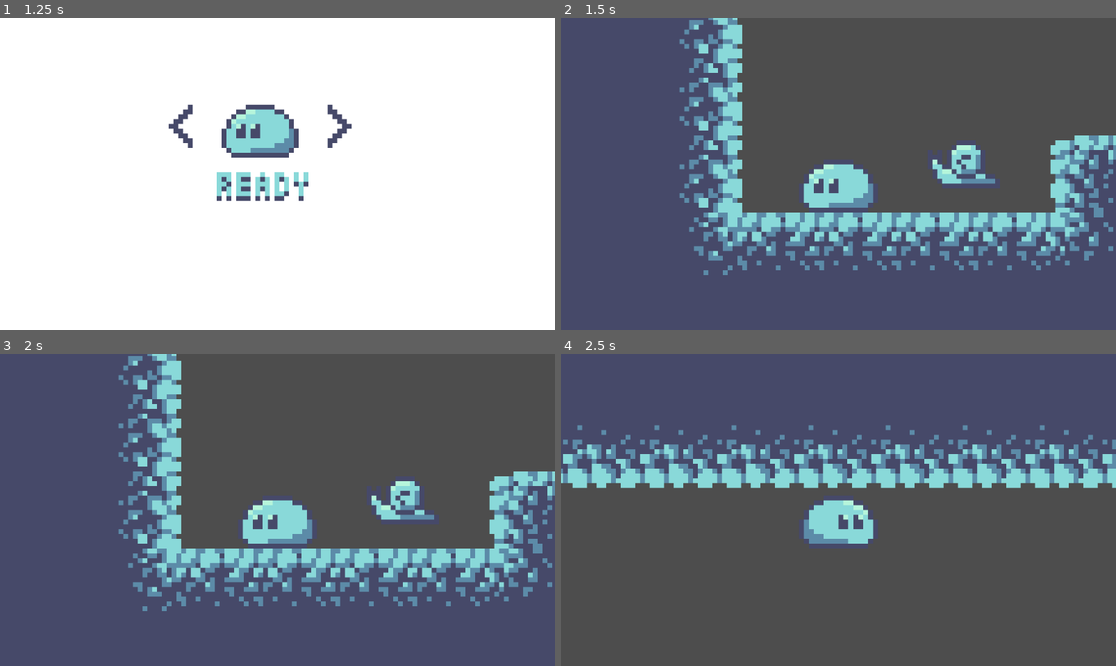
Above: before the commit, frames 1-4 (two rows, left to right).
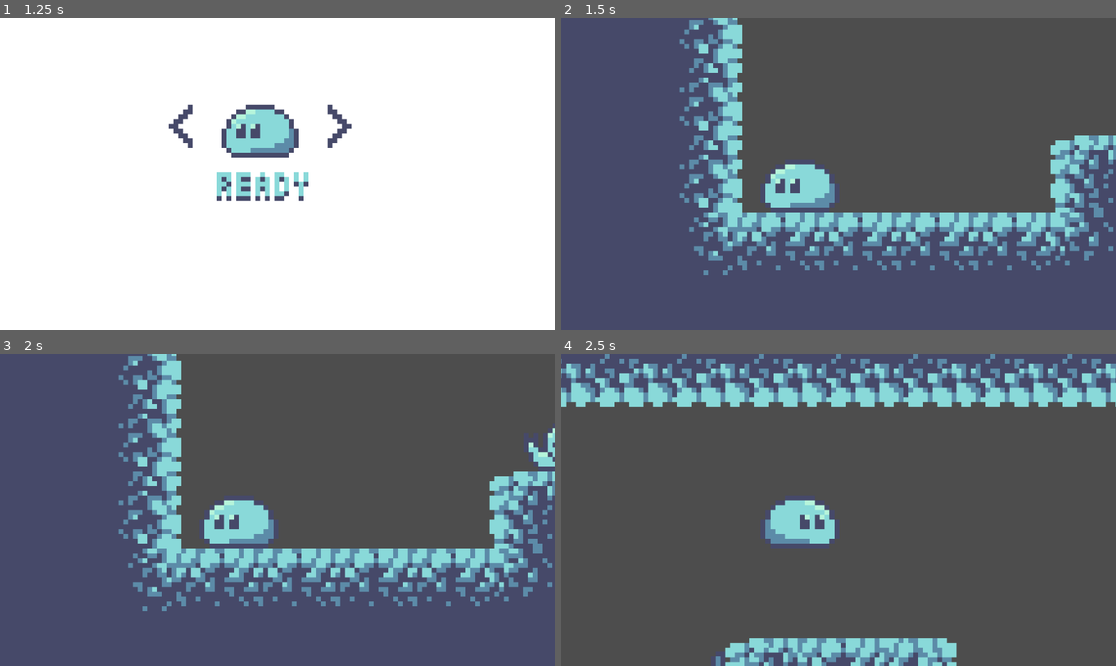
Above: after the commit, the same moments.

Repository: Extor-Productions/soulhunters
Game: Godot game, scene res://main_meny.tscn
Two runs of this game, one before a commit and one after it. Both use one fixed random seed, a clock stepped at 60 frames per second and the inputs below.
Inputs (mouse positions are in pixels of both pictures, inside the frame that each line leads up to):
- Up to frame 1 (1.25 s): click (283, 195) at 0.5 s
- Up to frame 2 (1.5 s): click (827, 186) at 1.25 s
- Up to frame 3 (2 s): no input
- Up to frame 4 (2.5 s): move the mouse to (960, 494) at 2.02 s; hold D (Right) from 2.03 s (still down); tap Space (Jump) at 2.1, 2.27 s

Frame 1 is identical in both runs. In frame 2, 4.1% of the frame differs, in the area x 35-80%, y 39-63%; in frame 3, 4.7%; in frame 4, 42%, in the area x 0-100%, y 0-100%.

Commit message:
ändringar snigel
snigel ändrad

Diff:
--- a/Duplicate/enemy_hit_box.gd
+++ b/Duplicate/enemy_hit_box.gd
@@ -4,8 +4,8 @@
 @export var damage = 10
 
 
-func _init():
+func _ready():
 
-	collision_layer = 3
+	collision_layer = 2
 
 	collision_mask = 0
--- a/Duplicate/enemy_hurt_box.gd
+++ b/Duplicate/enemy_hurt_box.gd
@@ -1,22 +1,22 @@
 class_name enemy_hurt_box
 extends Area2D
 
-func _init():
+func _ready():
 
 	collision_layer = 0
 
 	collision_mask = 3
 
-func _ready():
+	connect("area_entered", _on_area_entered)
 
-	area_entered.connect(_on_area_entered)
-
-func _on_area_entered(hitbox: my_hit_box):
+func _on_area_entered(hitbox):
 
 	if hitbox == null:
 
 		return
 
-	if owner.has_method("take_damage"):
+	if hitbox.name == "my_hit_box":
 
-		owner.take_damage(hitbox.damage)
+		if owner.has_method("take_damage"):
+
+			owner.take_damage(hitbox.damage)
--- a/Duplicate/my_hit_box.gd
+++ b/Duplicate/my_hit_box.gd
@@ -4,8 +4,8 @@
 @export var damage = 10
 
 
-func _init():
+func _ready():
 
-	collision_layer = 2
+	collision_layer = 3
 
 	collision_mask = 0
--- a/Duplicate/my_hurt_box.gd
+++ b/Duplicate/my_hurt_box.gd
@@ -1,22 +1,22 @@
 class_name my_hurt_box
 extends Area2D
 
-func _init():
+
+func _ready():
 
 	collision_layer = 0
 
 	collision_mask = 2
 
-func _ready():
+	connect("area_entered", _on_area_entered)
 
-	area_entered.connect(_on_area_entered)
-
-func _on_area_entered(hitbox: my_hit_box):
+func _on_area_entered(hitbox: enemy_hit_box):
 
 	if hitbox == null:
 
 		return
 
-	if owner.has_method("take_damage"):
+	if hitbox.name == "enemy_hit_box":
+		if owner.has_method("take_damage"):
 
-		owner.take_damage(hitbox.damage)
+			owner.take_damage(hitbox.damage)
--- a/GlobalScript/Utils.gd
+++ b/GlobalScript/Utils.gd
@@ -7,5 +7,5 @@
 
 
 # Called every frame. 'delta' is the elapsed time since the previous frame.
-func _process(delta):
+func _process(_delta):
 	pass
--- a/ghost_minion.gd
+++ b/ghost_minion.gd
@@ -1,8 +1,8 @@
 extends CharacterBody2D
 
 var player = null
-var garvity : int = 900.0
-var speed : int = 100.0
+var garvity : int = 900
+var speed : int = 100
 var chase = false
 var luanch_back = false
 var stop = false
--- a/slime_warrior.gd
+++ b/slime_warrior.gd
@@ -1,17 +1,15 @@
 extends CharacterBody2D
 
-@export var speed : int = 150.0
-@export var jump_force : int = 255.0
-@export var second_jump_force : int = 200.0
-@export var garvity : int = 900.0
+@export var speed : int = 150
+@export var jump_force : int = 255
+@export var second_jump_force : int = 200
+@export var garvity : int = 900
 @export var max_jumps : int = 2
 @export var current_jumps : int = 0
 var take_damage = Game.player_health - 1
 
 #kollar om det är rätt klass
-
-func _process(delta):
-
+func exist_start():
 	if Game._class != 0:
 
 		queue_free()
@@ -20,6 +18,9 @@
 
 		Game.player_name = "slime_warrior"
 
+func _process(_delta):
+
+	exist_start()
 	#kollar när du tar skada
 
 	if Game.player_health == take_damage:
@@ -71,28 +72,30 @@
 			$AnimatedSprite2D.play("Fall")
 
 	#Jump
+	jump()
+
+	move_and_slide()
+
+#gör att man hoppar
+func jump():
 	if Input.is_action_just_pressed("Jump") and current_jumps < max_jumps:
-		if current_jumps == 0:
+			if current_jumps == 0:
 
-			velocity.y -= jump_force
+					velocity.y -= jump_force
+
+					current_jumps += 1
+					#Double Jump
+			elif current_jumps == 1:
+
+					velocity.y = 0
+
+					velocity.y -= second_jump_force
 
 			current_jumps += 1
 
-		#Double Jump
+			$AnimatedSprite2D.play("Jump")
 
-		elif current_jumps == 1:
-
-			velocity.y = 0
-
-			velocity.y -= second_jump_force
-
-			current_jumps += 1
-
-		$AnimatedSprite2D.play("Jump")
-
-	move_and_slide()
-
-func warrior(delta):
+func warrior(_delta):
 
 	if Input.is_action_just_pressed("Attack"):
 
--- a/slime_warrior.tscn
+++ b/slime_warrior.tscn
@@ -1,31 +1,31 @@
-[gd_scene load_steps=14 format=3 uid="uid://d4dj6v1xp1jek"]
+[gd_scene load_steps=13 format=3 uid="uid://d4dj6v1xp1jek"]
 
 [ext_resource type="Texture2D" uid="uid://ijefyrewif2p" path="res://GameAssets/Slime.png" id="1_5s55d"]
 [ext_resource type="Script" path="res://slime_warrior.gd" id="1_sccvk"]
-[ext_resource type="Texture2D" uid="uid://dpmn5brjvqcgv" path="res://GameAssets/SlimeWarrior_Slash.png" id="3_uajr6"]
+[ext_resource type="Texture2D" uid="uid://daxyo8j13fegy" path="res://GameAssets/Slash.png" id="3_mestp"]
 
 [sub_resource type="CircleShape2D" id="CircleShape2D_r1kxy"]
 radius = 2.0
 
-[sub_resource type="AtlasTexture" id="AtlasTexture_tx1eo"]
-atlas = ExtResource("3_uajr6")
-region = Rect2(0, 0, 21, 14)
+[sub_resource type="AtlasTexture" id="AtlasTexture_8pmun"]
+atlas = ExtResource("3_mestp")
+region = Rect2(0, 0, 31, 16)
 
-[sub_resource type="AtlasTexture" id="AtlasTexture_16tum"]
-atlas = ExtResource("3_uajr6")
-region = Rect2(21, 0, 21, 14)
+[sub_resource type="AtlasTexture" id="AtlasTexture_l0fg0"]
+atlas = ExtResource("3_mestp")
+region = Rect2(31, 0, 31, 16)
 
-[sub_resource type="AtlasTexture" id="AtlasTexture_2tynd"]
-atlas = ExtResource("3_uajr6")
-region = Rect2(42, 0, 21, 14)
+[sub_resource type="AtlasTexture" id="AtlasTexture_571xf"]
+atlas = ExtResource("3_mestp")
+region = Rect2(62, 0, 31, 16)
 
-[sub_resource type="AtlasTexture" id="AtlasTexture_l1xx4"]
-atlas = ExtResource("3_uajr6")
-region = Rect2(21, 14, 21, 14)
+[sub_resource type="AtlasTexture" id="AtlasTexture_q30xn"]
+atlas = ExtResource("3_mestp")
+region = Rect2(0, 16, 31, 16)
 
-[sub_resource type="AtlasTexture" id="AtlasTexture_bcvdm"]
-atlas = ExtResource("3_uajr6")
-region = Rect2(0, 14, 21, 14)
+[sub_resource type="AtlasTexture" id="AtlasTexture_wmwe8"]
+atlas = ExtResource("3_mestp")
+region = Rect2(31, 16, 31, 16)
 
 [sub_resource type="SpriteFrames" id="SpriteFrames_8k3yd"]
 animations = [{
@@ -54,83 +54,31 @@
 }, {
 "frames": [{
 "duration": 1.0,
-"texture": SubResource("AtlasTexture_tx1eo")
+"texture": SubResource("AtlasTexture_8pmun")
 }, {
 "duration": 1.0,
-"texture": SubResource("AtlasTexture_16tum")
+"texture": SubResource("AtlasTexture_l0fg0")
 }, {
 "duration": 1.0,
-"texture": SubResource("AtlasTexture_2tynd")
+"texture": SubResource("AtlasTexture_571xf")
 }, {
 "duration": 1.0,
-"texture": SubResource("AtlasTexture_l1xx4")
+"texture": SubResource("AtlasTexture_q30xn")
 }, {
 "duration": 1.0,
-"texture": SubResource("AtlasTexture_bcvdm")
+"texture": SubResource("AtlasTexture_wmwe8")
 }],
 "loop": true,
 "name": &"Slash",
 "speed": 5.0
 }]
 
-[sub_resource type="Animation" id="Animation_dnc1j"]
-length = 0.001
-tracks/0/type = "value"
-tracks/0/imported = false
-tracks/0/enabled = true
-tracks/0/path = NodePath("AnimatedSprite2D:animation")
-tracks/0/interp = 1
-tracks/0/loop_wrap = true
-tracks/0/keys = {
-"times": PackedFloat32Array(0),
-"transitions": PackedFloat32Array(1),
-"update": 1,
-"values": [&"Slash"]
-}
-tracks/1/type = "value"
-tracks/1/imported = false
-tracks/1/enabled = true
-tracks/1/path = NodePath("AnimatedSprite2D:frame")
-tracks/1/interp = 1
-tracks/1/loop_wrap = true
-tracks/1/keys = {
-"times": PackedFloat32Array(0),
-"transitions": PackedFloat32Array(1),
-"update": 1,
-"values": [0]
-}
-
-[sub_resource type="Animation" id="Animation_vxnjp"]
-resource_name = "slash"
-tracks/0/type = "value"
-tracks/0/imported = false
-tracks/0/enabled = true
-tracks/0/path = NodePath("AnimatedSprite2D:animation")
-tracks/0/interp = 1
-tracks/0/loop_wrap = true
-tracks/0/keys = {
-"times": PackedFloat32Array(0),
-"transitions": PackedFloat32Array(1),
-"update": 1,
-"values": [&"Slash"]
-}
-tracks/1/type = "value"
-tracks/1/imported = false
-tracks/1/enabled = true
-tracks/1/path = NodePath("AnimatedSprite2D:frame")
-tracks/1/interp = 1
-tracks/1/loop_wrap = true
-tracks/1/keys = {
-"times": PackedFloat32Array(0.000961971, 0.0506335, 0.0851268, 0.128635, 0.161083),
-"transitions": PackedFloat32Array(1, 1, 1, 1, 1),
-"update": 1,
-"values": [0, 1, 2, 4, 3]
-}
+[sub_resource type="Animation" id="Animation_ollpj"]
+resource_name = "Slash"
 
 [sub_resource type="AnimationLibrary" id="AnimationLibrary_0yxue"]
 _data = {
-"RESET": SubResource("Animation_dnc1j"),
-"slash": SubResource("Animation_vxnjp")
+"Slash": SubResource("Animation_ollpj")
 }
 
 [node name="slime_warrior" type="CharacterBody2D"]
@@ -155,6 +103,7 @@
 shape = SubResource("CircleShape2D_r1kxy")
 
 [node name="AnimatedSprite2D" type="AnimatedSprite2D" parent="."]
+position = Vector2(-8, 0)
 scale = Vector2(1.02381, 1)
 sprite_frames = SubResource("SpriteFrames_8k3yd")
 animation = &"Slash"
--- a/snail.gd
+++ b/snail.gd
@@ -2,10 +2,11 @@
 
 var health = 5
 
-func _physics_process(delta):
+func _physics_process(_delta):
 
 	pass
 
+#take damage
 func take_damage(amount:):
 
 	health -= amount
--- a/snail.tscn
+++ b/snail.tscn
@@ -23,8 +23,9 @@
 radius = 8.0
 
 [node name="snail" type="CharacterBody2D"]
+position = Vector2(0, -5)
 collision_layer = 8
-collision_mask = 4
+collision_mask = 0
 script = ExtResource("1_71gg0")
 
 [node name="CollisionShape2D" type="CollisionShape2D" parent="."]
--- /dev/null
+++ b/snail_movment.gd
@@ -0,0 +1,10 @@
+extends Path2D
+
+class_name pathfinding_snail
+
+var speed = 50
+@onready var path_follow = $PathFollow2D
+# Called every frame. 'delta' is the elapsed time since the previous frame.
+func _process(delta):
+
+	path_follow.progress += speed * delta
--- a/world.tscn
+++ b/world.tscn
@@ -1,9 +1,10 @@
-[gd_scene load_steps=7 format=3 uid="uid://s5uhwyymxufb"]
+[gd_scene load_steps=9 format=3 uid="uid://s5uhwyymxufb"]
 
 [ext_resource type="Texture2D" uid="uid://b7c6dpn6osgra" path="res://GameAssets/TileSet.png" id="1_r8jlc"]
 [ext_resource type="PackedScene" uid="uid://d4dj6v1xp1jek" path="res://slime_warrior.tscn" id="2_5ud1m"]
 [ext_resource type="PackedScene" uid="uid://dvgyxitgmm12" path="res://ghost_minion.tscn" id="3_n8rk2"]
 [ext_resource type="PackedScene" uid="uid://5e1lv8cli7ru" path="res://snail.tscn" id="4_aea7o"]
+[ext_resource type="Script" path="res://snail_movment.gd" id="4_kb4x7"]
 
 [sub_resource type="TileSetAtlasSource" id="TileSetAtlasSource_o64m3"]
 texture = ExtResource("1_r8jlc")
@@ -61,6 +62,12 @@
 physics_layer_0/collision_mask = 0
 sources/0 = SubResource("TileSetAtlasSource_o64m3")
 
+[sub_resource type="Curve2D" id="Curve2D_0vftm"]
+_data = {
+"points": PackedVector2Array(0, 0, 0, 0, -8, 7, 0, 0, 0, 0, -56, 7, 0, 0, 0, 0, -56, 23, 0, 0, 0, 0, -120, 23, 0, 0, 0, 0, -120, -41, 0, 0, 0, 0, 152, -41, 0, 0, 0, 0, 152, -105, 0, 0, 0, 0, 424, -105, 0, 0, 0, 0, 424, 23, 0, 0, 0, 0, -8, 23, 0, 0, 0, 0, -8, 7)
+}
+point_count = 11
+
 [node name="World" type="Node2D"]
 
 [node name="TileMap" type="TileMap" parent="."]
@@ -79,5 +86,16 @@
 [node name="ghost_minion2" parent="Enemy" instance=ExtResource("3_n8rk2")]
 position = Vector2(500, 311)
 
-[node name="snail" parent="." instance=ExtResource("4_aea7o")]
-position = Vector2(270, 342)
+[node name="Path2D" type="Path2D" parent="Enemy"]
+position = Vector2(344, 329)
+curve = SubResource("Curve2D_0vftm")
+script = ExtResource("4_kb4x7")
+
+[node name="PathFollow2D" type="PathFollow2D" parent="Enemy/Path2D"]
+position = Vector2(-8, 7)
+rotation = 3.14159
+
+[node name="snail" parent="Enemy/Path2D/PathFollow2D" instance=ExtResource("4_aea7o")]
+position = Vector2(-3.05176e-05, 4.99997)
+rotation = -3.14159
+scale = Vector2(1, 1)
Binary file added: GameAssets/Slash.png
Not shown, changed: GameAssets/Slash.png.import
Binary file removed: GameAssets/SlimeWarrior_Slash.png
Not shown, changed: .DS_Store
Not shown, added: soulhunters/.DS_Store
